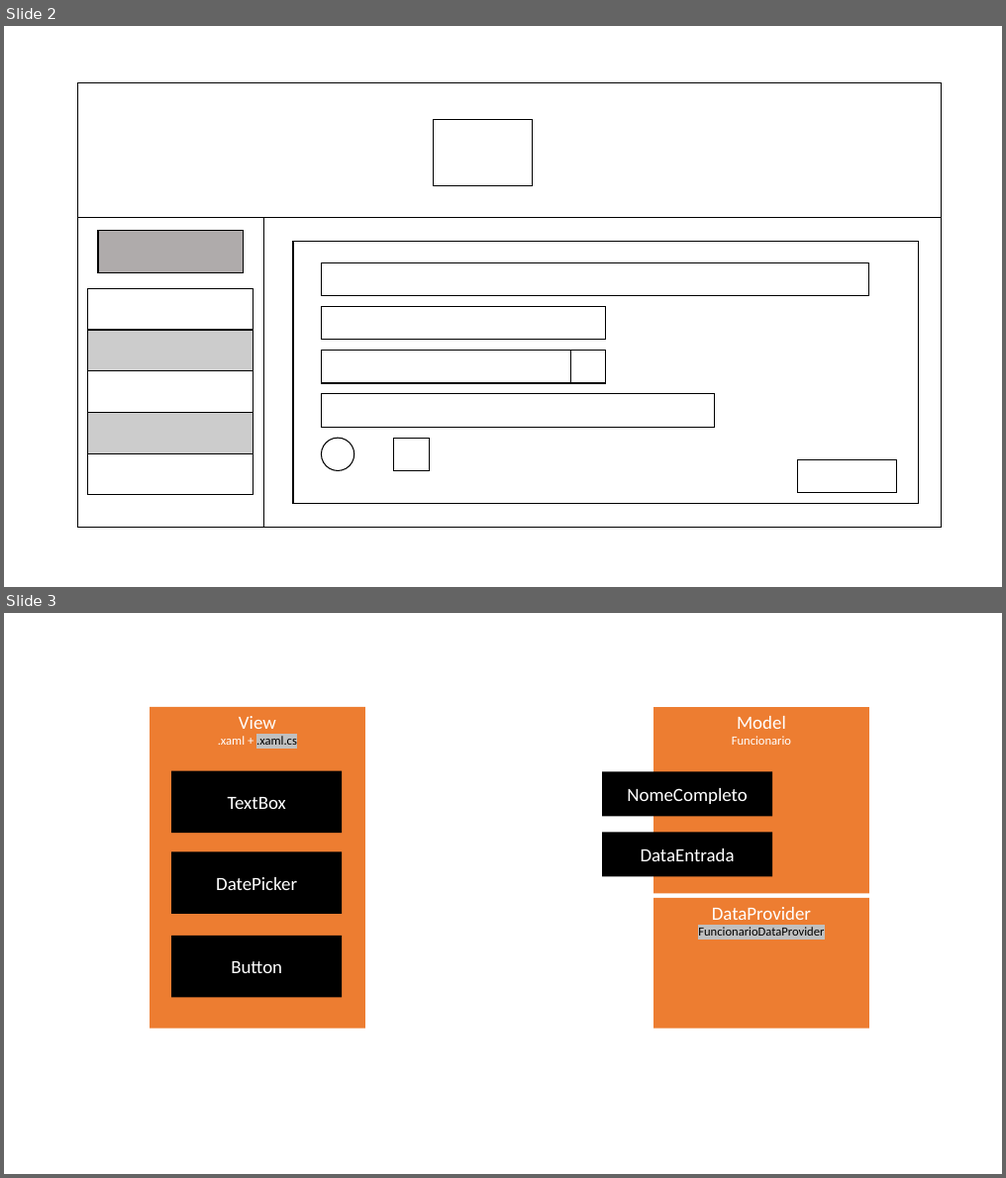
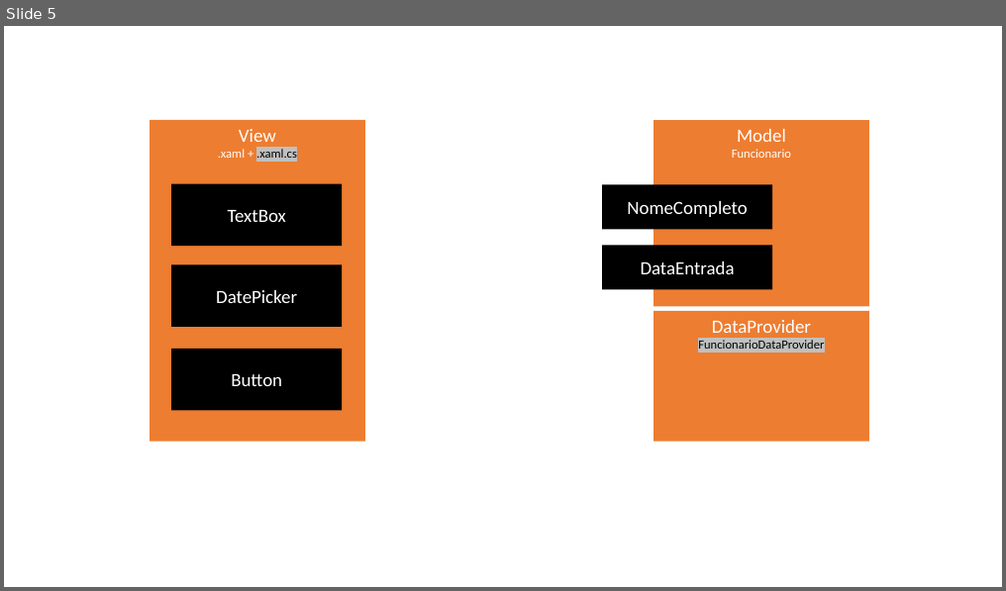
Before and after one commit to gilvandgalindo/desktop-development-csharp, a slide deck: edu/prototipos/presentation.pptx. Shown one above the other, each under a label of ours: slides 2 and 3 before the commit, slide 5 after it. The pictures are 1006x1178 and 1006x591 pixels, drawn with LibreOffice and Linux fonts; fonts in the diff are those of the drawing. Boxes give left, top, right and bottom in pixels: in the first picture for what was removed or moved away, otherwise in the second. Text is boxed around its words. In the diff, an @@ line names an element or a change of style, - is before the commit and + after.

```diff
--- a/edu/prototipos/presentation.pptx
+++ b/edu/prototipos/presentation.pptx
@@ slide 2 removed at (4,26,1002,587), background #FFFFFF @@
@@ table removed at (77,82,941,528), 2 rows, 2 columns @@
- | 
- | 
@@ rectangle removed at (433,120,533,186) @@
@@ rectangle removed at (98,230,244,274) @@
@@ rectangle removed at (293,241,918,503) @@
@@ table removed at (88,288,253,494), 5 rows, 1 columns @@
-
-
-
-
-
@@ rectangle removed at (322,264,868,296) @@
@@ rectangle removed at (322,307,606,340) @@
@@ rectangle removed at (322,350,606,383) @@
@@ rectangle removed at (570,350,606,383) @@
@@ rectangle removed at (322,394,715,427) @@
@@ ellipse removed at (322,438,354,471) @@
@@ rectangle removed at (394,438,430,471) @@
@@ rectangle removed at (798,461,897,493) @@
@@ what was slide 3 is now slide 5 @@
```
Also in this commit, not shown: 4 slides added, 1 other slide removed, 5 other files.
